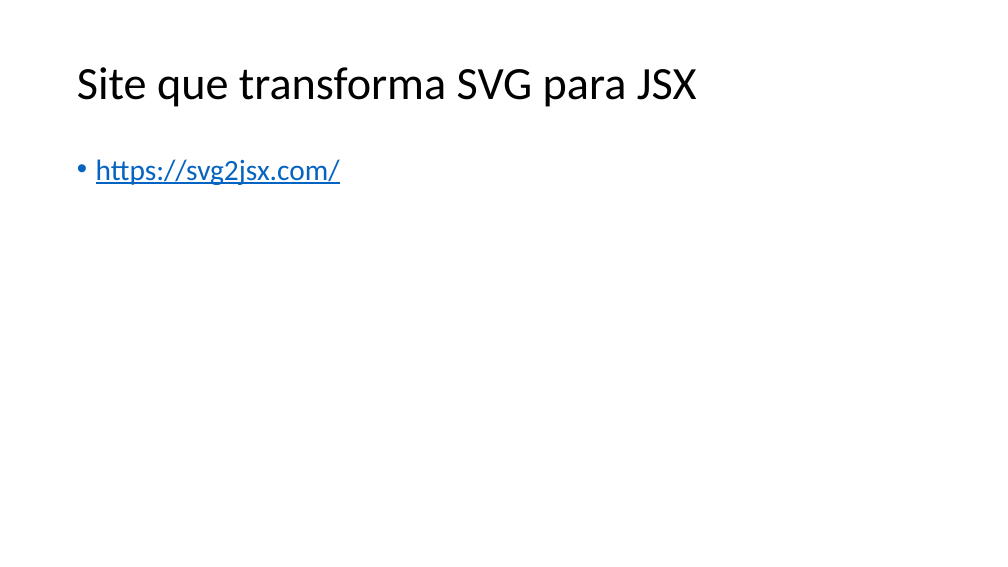
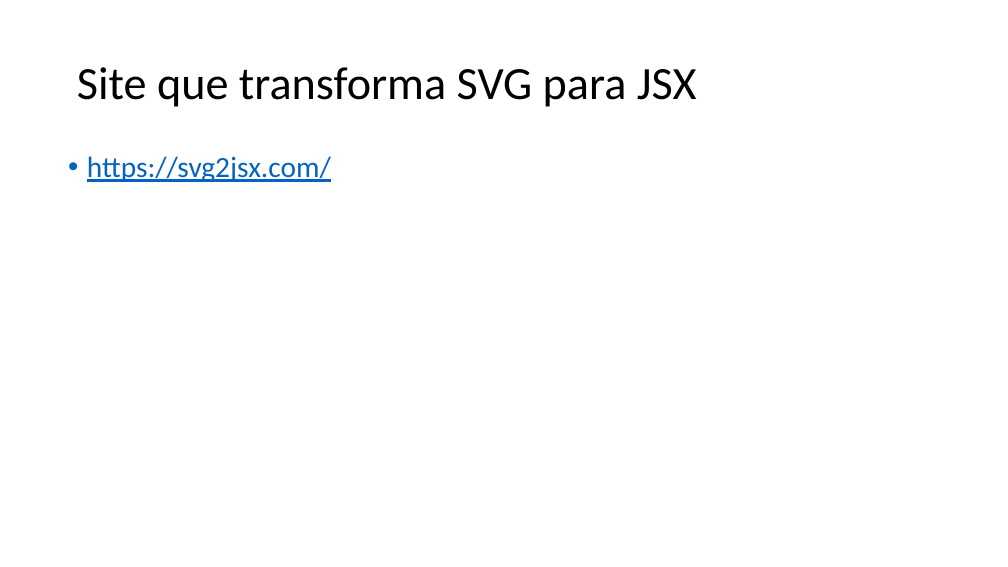
Before and after one commit to Lucas-Pontes-Soares/IgniteLab, a slide deck: slide 31 of AulasReact.pptx (slide 30 before the commit). Drawn at 1008x567 pixels with LibreOffice and Linux fonts; fonts in the diff are those of the drawing. Boxes give left, top, right and bottom in pixels: in the first picture for what was removed or moved away, otherwise in the second. Text is boxed around its words. In the diff, an @@ line names an element or a change of style, - is before the commit and + after.

```diff
--- a/AulasReact.pptx
+++ b/AulasReact.pptx
@@ text "https://svg2jsx.com/": place and size @@
-text "https://svg2jsx.com/" at [96, 159, 340, 185]
+text "https://svg2jsx.com/" at [87, 156, 331, 182]
```
Also in this commit, not shown: 1 other slide changed, 4 slides added, 9 other files.
